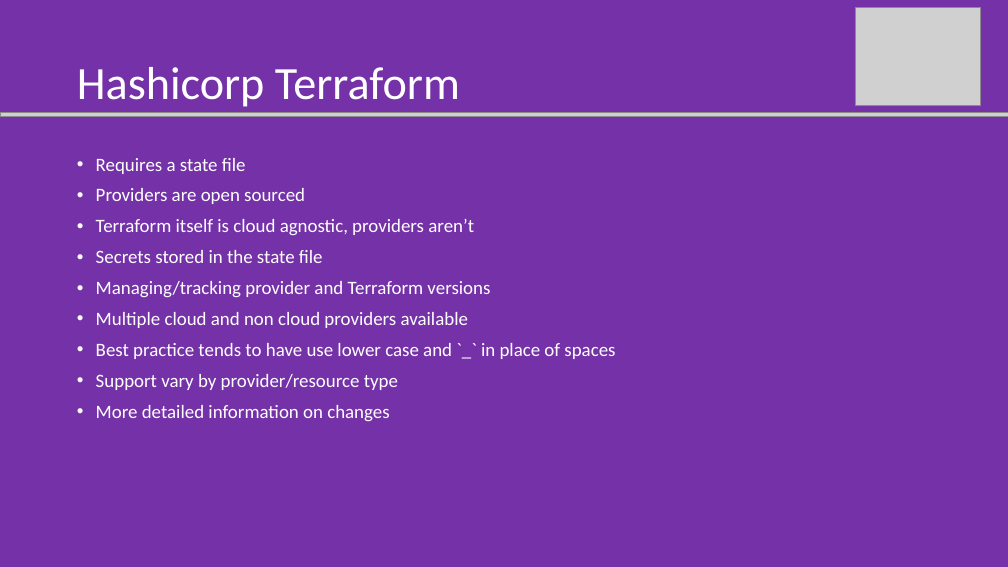
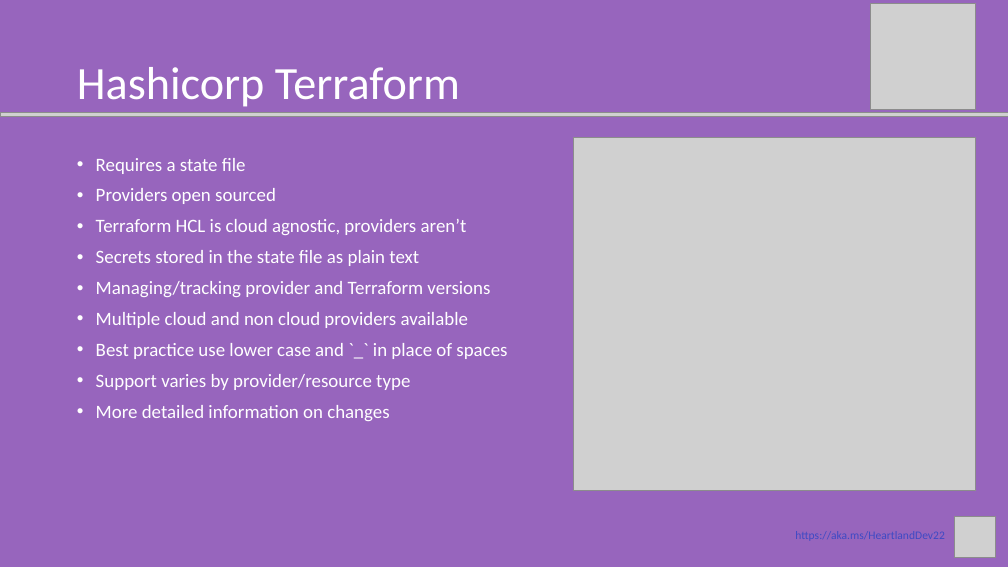
Before and after one commit to JFolberth/Azure_IaC_Flavors, a slide deck: slide 12 of documentation/presentation/Azure _IaC_Flavors.pptx (slide 11 before the commit). Drawn at 1008x567 pixels with LibreOffice and Linux fonts; fonts in the diff are those of the drawing; grey boxes stand for pictures. Boxes give left, top, right and bottom in pixels: in the first picture for what was removed or moved away, otherwise in the second. Text is boxed around its words. In the diff, an @@ line names an element or a change of style, - is before the commit and + after.

```diff
--- a/documentation/presentation/Azure _IaC_Flavors.pptx
+++ b/documentation/presentation/Azure _IaC_Flavors.pptx
@@ background #7532A8 to #7532A8 at 75% opacity @@
@@ picture: place and size @@
-picture at [855, 7, 981, 105]
+picture at [870, 3, 976, 109]
@@ picture added at [574, 138, 976, 491] @@
@@ text at [96, 188, 467, 266]: text changed @@
-• Providers are open sourced
-• Terraform itself is cloud agnostic, providers aren’t
-• Secrets stored in the state file
+• Providers open sourced
+• Terraform HCL is cloud agnostic, providers aren’t
+• Secrets stored in the state file as plain text
@@ text at [96, 343, 507, 390]: text changed @@
-• Best practice tends to have use lower case and `_` in place of spaces
-• Support vary by provider/resource type
+• Best practice use lower case and `_` in place of spaces
+• Support varies by provider/resource type
@@ text added at [795, 531, 945, 541], 11 pt, text #3E4AC4 @@
+https://aka.ms/HeartlandDev22
@@ picture added at [955, 516, 996, 557] @@
```
Also in this commit, not shown: 11 other slides changed, 2 slides added, 3 other files.
